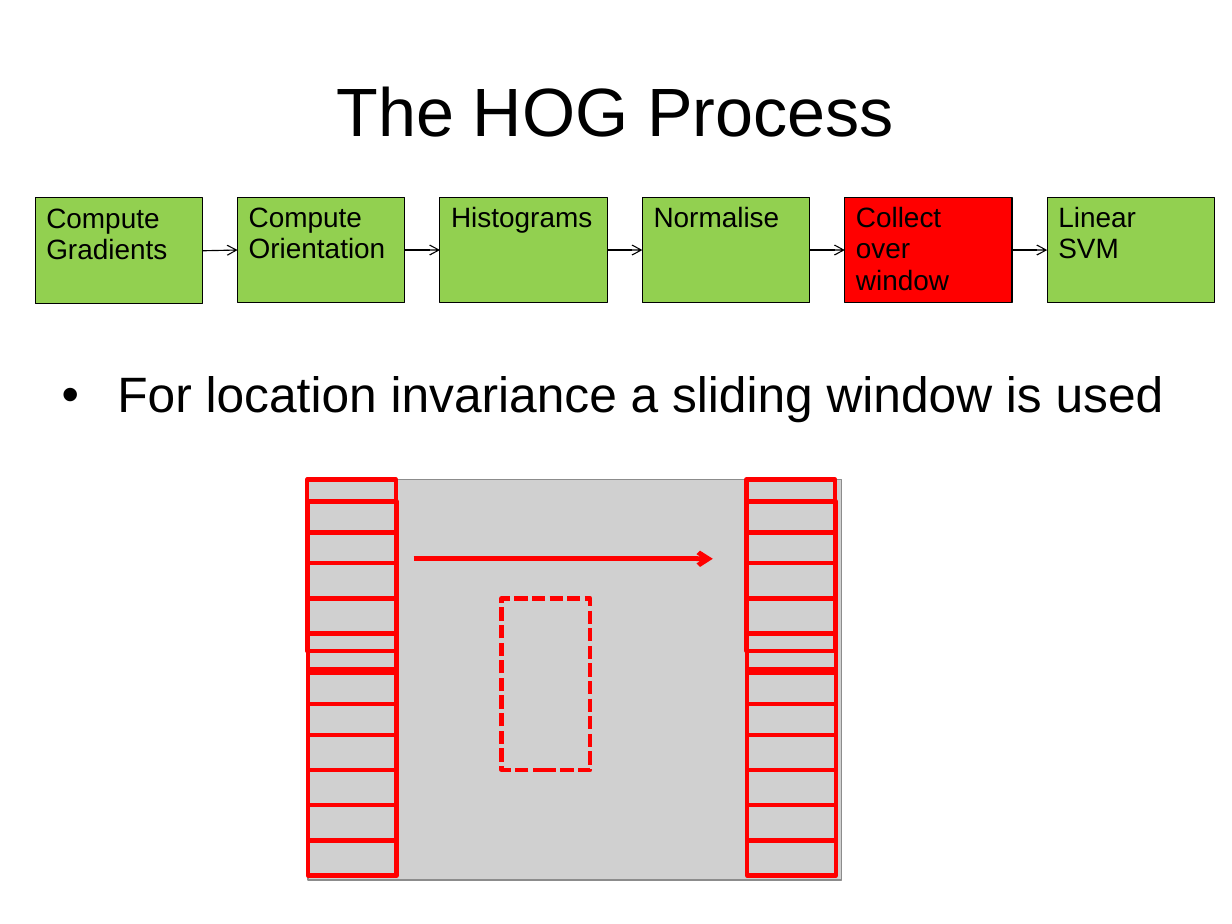
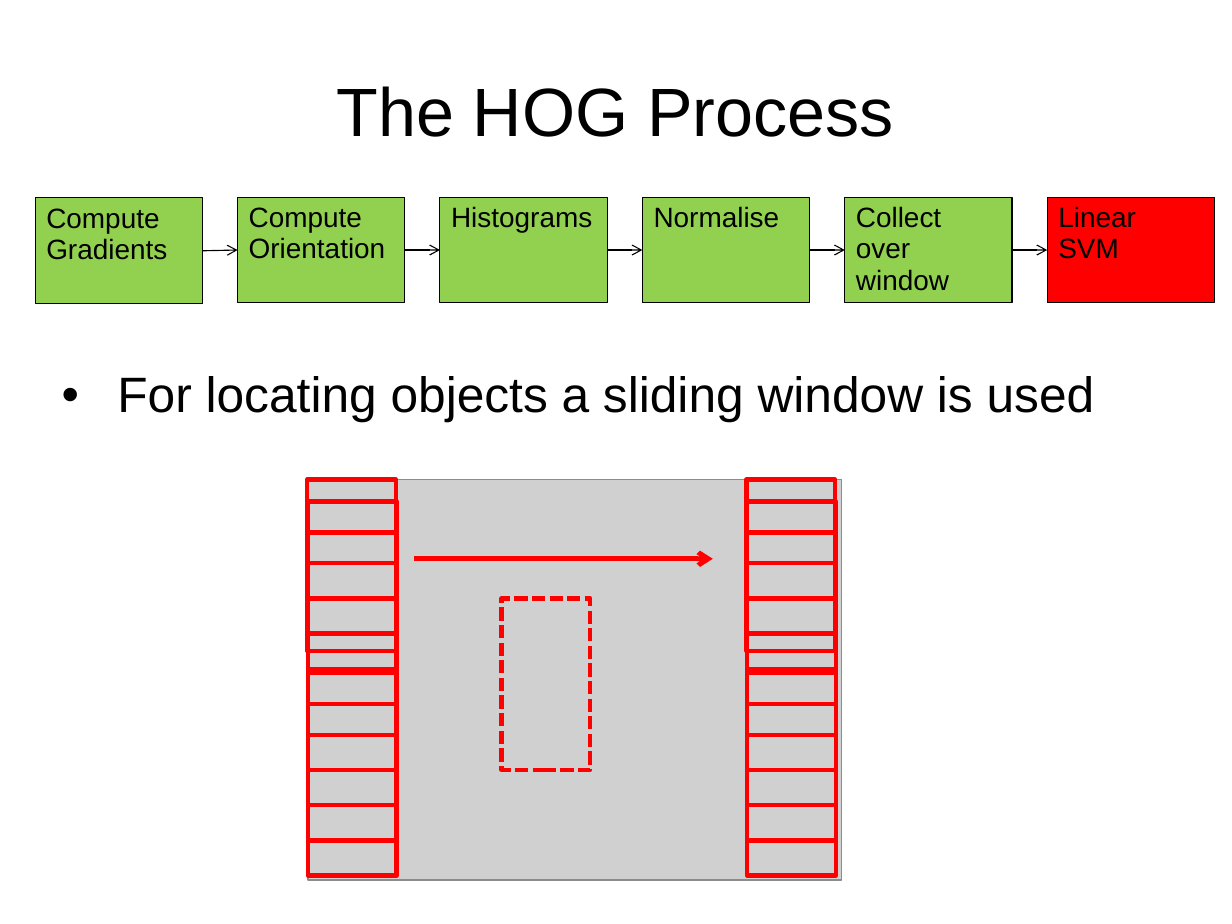
Before and after one commit to jgac1g08/OrientedGrads, a slide deck: slide 15 of HOGPres1.pptx (slide 22 before the commit). Drawn at 1232x924 pixels with LibreOffice and Linux fonts; fonts in the diff are those of the drawing; grey boxes stand for pictures. Boxes give left, top, right and bottom in pixels: in the first picture for what was removed or moved away, otherwise in the second. Text is boxed around its words. In the diff, an @@ line names an element or a change of style, - is before the commit and + after.

```diff
--- a/HOGPres1.pptx
+++ b/HOGPres1.pptx
@@ rectangle "Collect over window" at box(845, 197, 1013, 302): fill #FF0000 to #92D050 @@
@@ rectangle "Linear SVM" at box(1048, 197, 1215, 302): fill #92D050 to #FF0000 @@
@@ text at box(117, 376, 1095, 422): text changed @@
-• For location invariance a sliding window is used
+• For locating objects a sliding window is used
```
Also in this commit, not shown: 4 other slides changed, 1 slide added, 7 slides removed.
